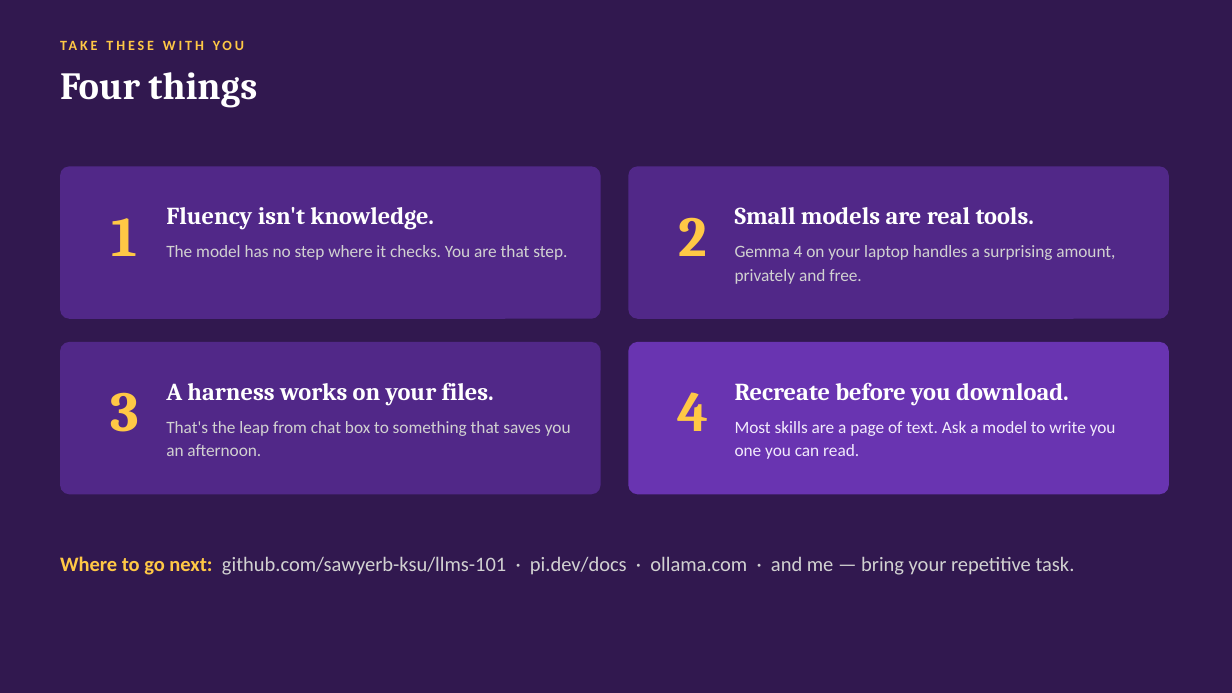
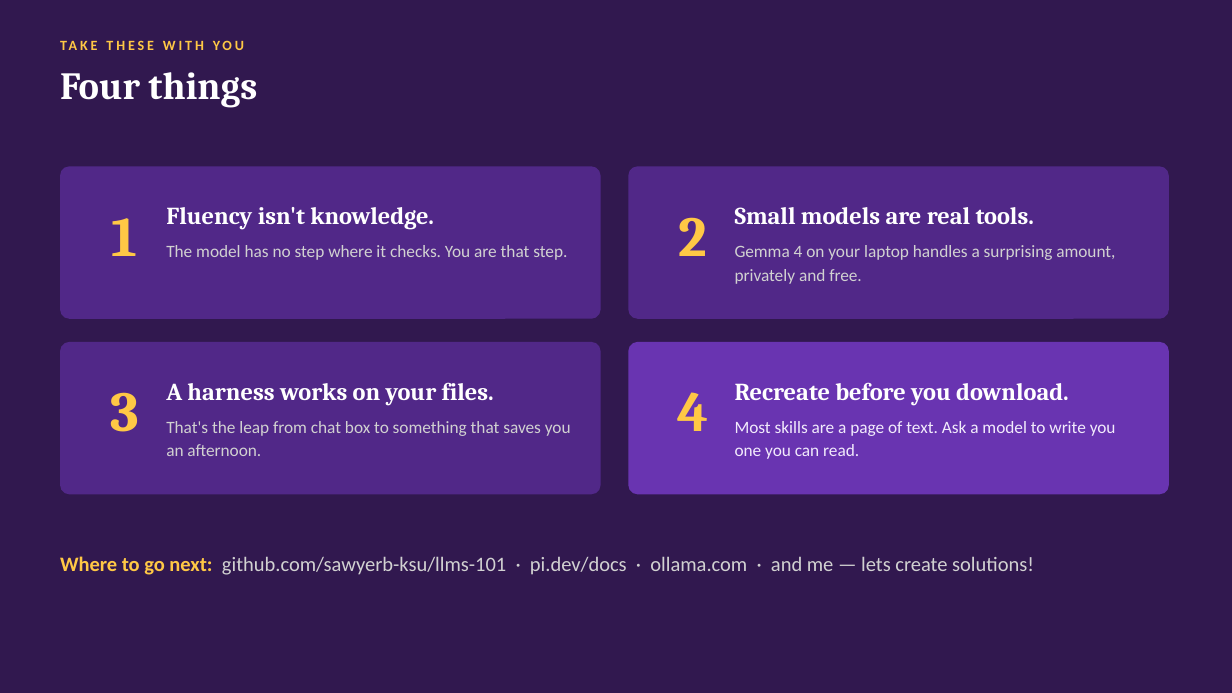
Before and after one commit to sawyerb-ksu/llms-101, a slide deck: slide 26 of LLMs-101-v2.pptx. Drawn at 1232x693 pixels with LibreOffice and Linux fonts; fonts in the diff are those of the drawing. Boxes give left, top, right and bottom in pixels: in the first picture for what was removed or moved away, otherwise in the second. Text is boxed around its words. In the diff, an @@ line names an element or a change of style, - is before the commit and + after.

```diff
--- a/LLMs-101-v2.pptx
+++ b/LLMs-101-v2.pptx
@@ text at (60,556,1034,575): text changed @@
-Where to go next: github.com/sawyerb-ksu/llms-101 · pi.dev/docs · ollama.com · and me — bring your repetitive task.
+Where to go next: github.com/sawyerb-ksu/llms-101 · pi.dev/docs · ollama.com · and me — lets create solutions!
```
Also in this commit, not shown: 4 other slides changed, 1 other file.
